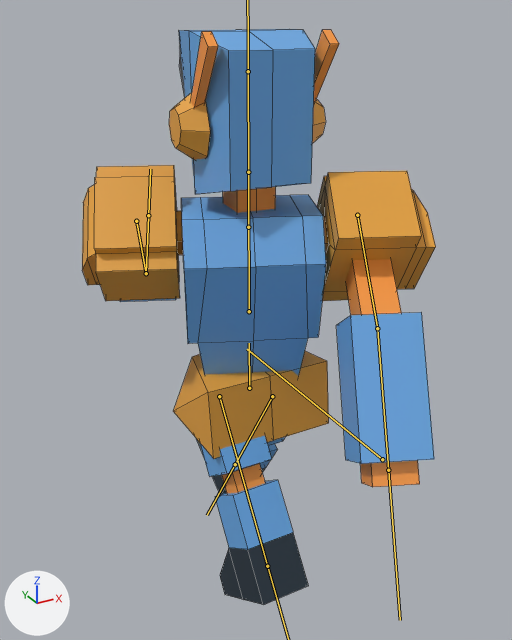
Before and after pictures for a commit that changed the FBX model Assets/Models/robot_rigged.fbx.
The view is the same before and after, from a 50 mm camera at (-3.54, -6.6, 6.56) aimed at (0.16, 0.13, 3.2). Every picture has the same lights, and +X, +Y and +Z are marked at lower left. Both versions are drawn at frame 10 of the action 'robot|robot_run'; the numbers are the values there. The bones that bend it are drawn over the model as lines. Mesh edges are drawn as thin lines.

The first picture shows 'robot_mesh'.
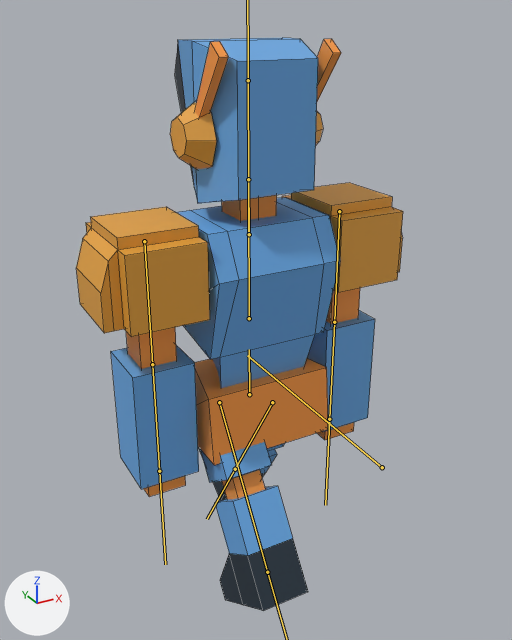
Boxes [x1, y1, x2, y2] around the edits, measured in the pictures (512 x 640 px):
'robot_mesh', posed (8% narrower): before [82, 29, 436, 605]; after [76, 38, 403, 611]
bone 'Bone.003', root to tip: before (382, 459) to (247, 349); after (382, 467) to (247, 355)
bone 'chest', root to tip: before (249, 311) to (248, 189); after (249, 318) to (248, 196)
bone 'neck', root to tip: before (248, 227) to (248, 172); after (249, 234) to (248, 179)
bone 'shoulder.R', root to tip: before (136, 221) to (146, 273); after (144, 241) to (152, 364)
bone 'forearm.R', root to tip: before (146, 273) to (148, 215); after (152, 364) to (159, 471)
bone 'shoulder.L', root to tip: before (357, 215) to (377, 328); after (339, 211) to (334, 322)
bone 'forearm.L', root to tip: before (377, 328) to (388, 470); after (334, 322) to (329, 419)

The change in detail:
Bone 'Bone.003' (bone_bone_003) moves from (0.08, 0.0, 0.0) to (0.0, 0.0, 0.0).
Bone 'chest' (bone_chest) turns from (0, -23, 0) to (0, 0, 0) degrees about its own x, y and z.
Bone 'neck' (bone_neck) turns from (0, 17, 0) to (0, 0, 0) degrees about its own x, y and z.
Bone 'shoulder.R' (bone_shoulder_r) turns from (0, 0, 46) to (0, 0, 0) degrees about its own x, y and z.
Bone 'forearm.R' (bone_forearm_r) turns from (0, 0, 59) to (0, 0, 0) degrees about its own x, y and z.
Bone 'shoulder.L' (bone_shoulder_l) turns from (0, 0, 51) to (0, 0, 0) degrees about its own x, y and z.
Bone 'forearm.L' (bone_forearm_l) turns from (0, 0, -20) to (0, 0, 0) degrees about its own x, y and z.
